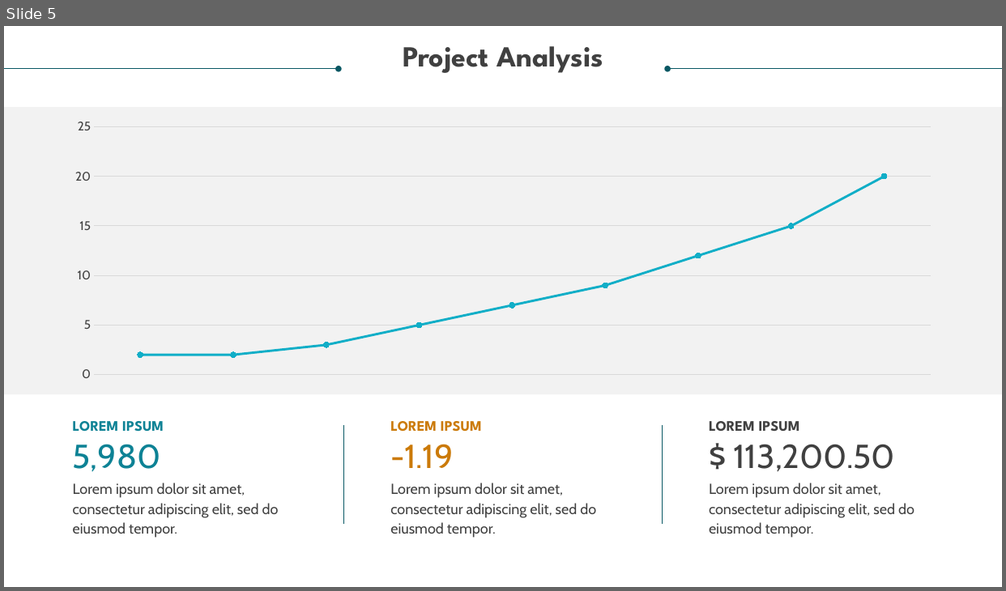
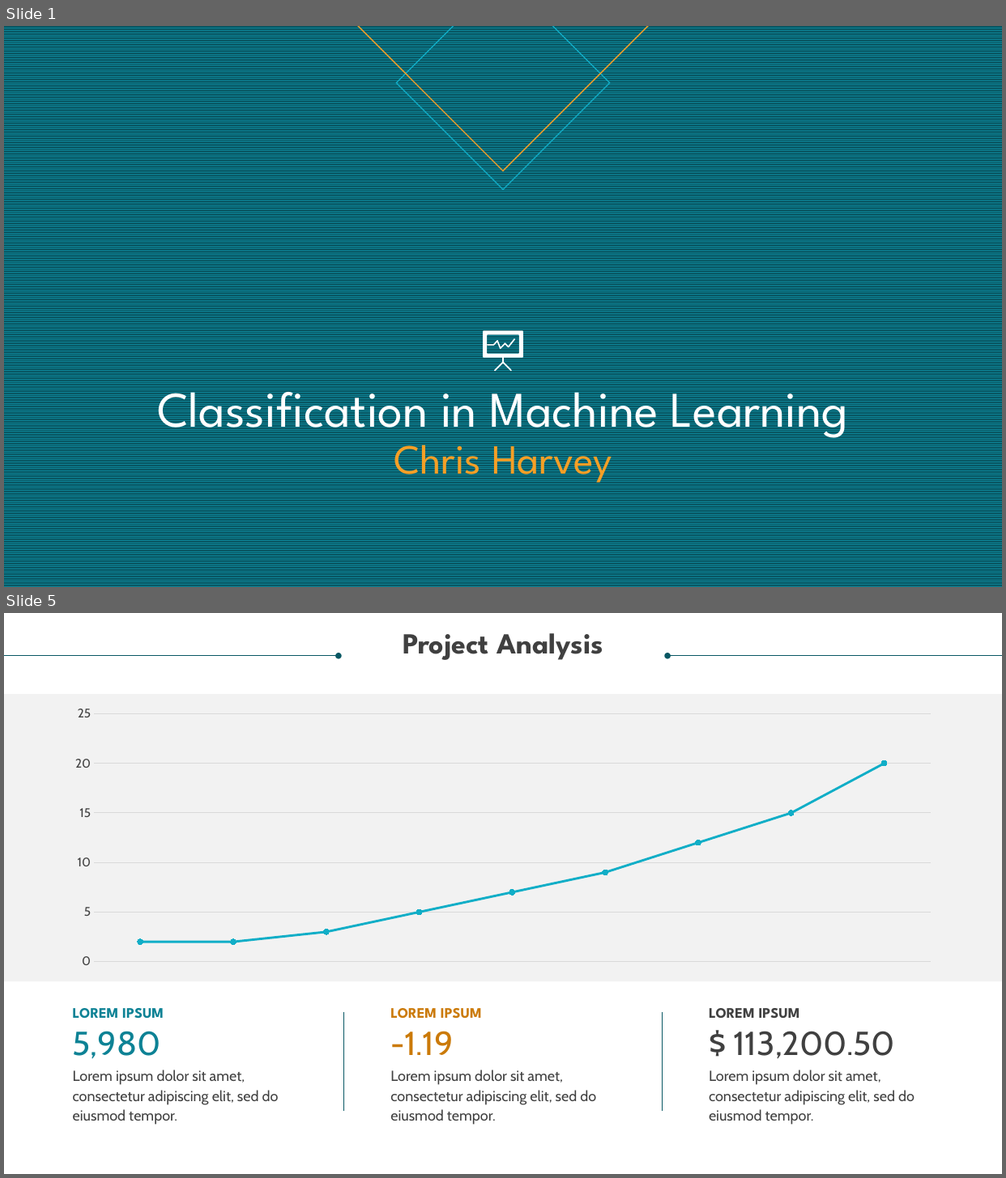
Before and after one commit to Christoper-Harvey/2nd-Capstone, a slide deck: Machine Learning.pptx. Shown one above the other, each under a label of ours: slide 5 before the commit, slides 1 and 5 after it; the slides between them are not shown. The pictures are 1006x591 and 1006x1178 pixels, drawn with LibreOffice and Linux fonts; fonts in the diff are those of the drawing. Boxes give left, top, right and bottom in pixels: in the first picture for what was removed or moved away, otherwise in the second. Text is boxed around its words. In the diff, an @@ line names an element or a change of style, - is before the commit and + after.

```diff
--- a/Machine Learning.pptx
+++ b/Machine Learning.pptx
@@ slide 1 added at (x1=4, y1=26, x2=1002, y2=587), background pattern #0D8295 on #085764 @@
@@ diamond added at (x1=358, y1=26, x2=648, y2=170), outline #F59F26 1 pt @@
@@ diamond added at (x1=396, y1=26, x2=610, y2=189), outline #11AEC7 1 pt @@
@@ freeform shape added at (x1=484, y1=331, x2=523, y2=371), fill #FFFFFF @@
@@ freeform shape added at (x1=487, y1=339, x2=515, y2=349), fill #FFFFFF @@
@@ title added at (x1=157, y1=377, x2=849, y2=484), 48 pt, text #FFFFFF @@
+Classification in Machine Learning
+Chris Harvey
```
Also in this commit, not shown: 3 slides changed, 1 slide removed, 2 other files.
